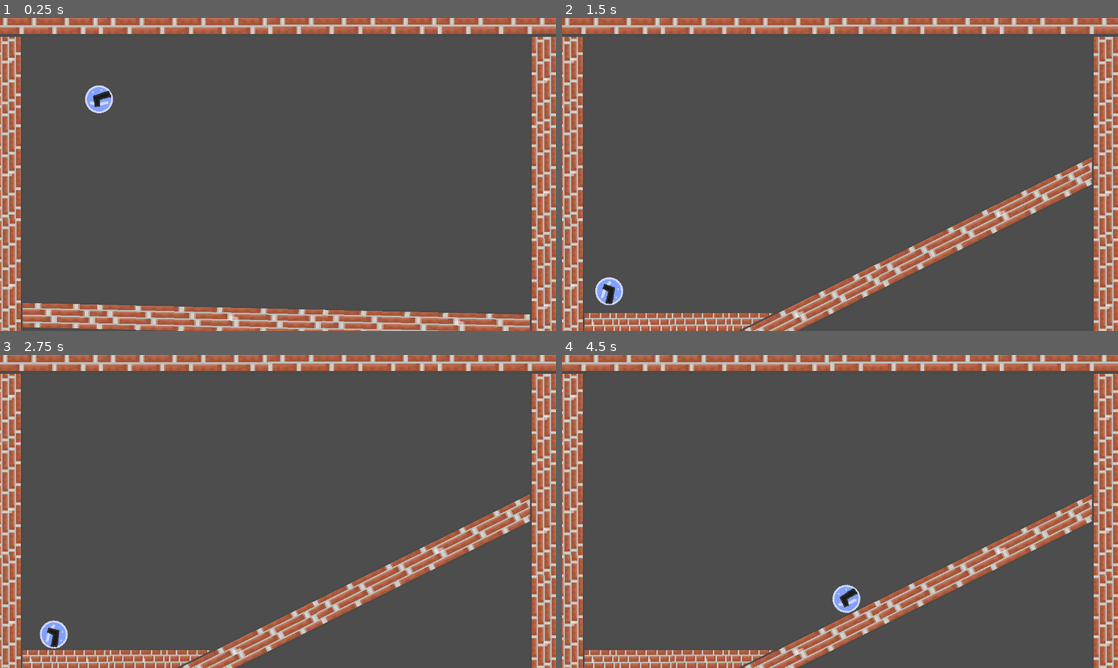
Above: before the commit, frames 1-4 (two rows, left to right).
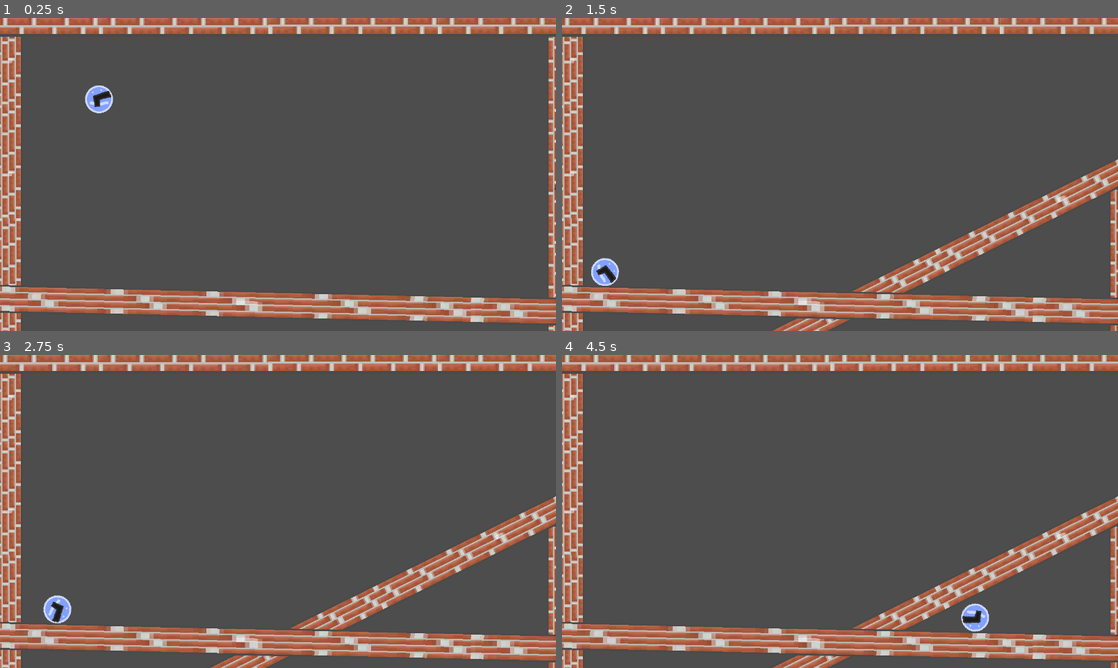
Above: after the commit, the same moments.

Repository: TobleroneBill/MiniJamFusion
Game: Godot game, scene res://Levels/Test.tscn
Same seed, same stepped clock (60 frames per second), same inputs: the game is played once before the commit and once after it.
Inputs:
- Up to frame 1 (0.25 s): no input
- Up to frame 2 (1.5 s): hold D (right) 0.53-1.28 s; tap Space (Shoot) at 0.6 s; hold A (left) from 1.28 s (still down); tap Shift (travel) at 1.35 s
- Up to frame 3 (2.75 s): release A (left) at 2.03 s; hold D (right) from 2.03 s (still down); tap Space (Shoot) at 2.1 s
- Up to frame 4 (4.5 s): tap Shift (travel) at 2.85, 4.35 s; release D (right) at 3.53 s; hold A (left) from 3.53 s (still down); tap Space (Shoot) at 3.6 s

The runs differ from the first frame. In frame 1, 14% of the frame differs, in the area x 0-100%, y 6-100%; in frame 2, 18%; in frame 3, 18%; in frame 4, 19%.

Commit message:
Camera Technology

Diff:
--- /dev/null
+++ b/LevelObjects/ZoneCamera.gd
@@ -0,0 +1,15 @@
+extends Camera2D
+
+
+@onready var playerNode = null
+# sets to active if player is inside the viewport zone
+
+func _ready():
+	for child in get_parent().get_parent().get_children():
+		if child.name == "player":
+			playerNode = child
+
+
+
+func _on_area_2d_body_entered(body):
+	make_current()
--- /dev/null
+++ b/LevelObjects/ZoneCamera.tscn
@@ -0,0 +1,23 @@
+[gd_scene load_steps=4 format=3 uid="uid://djq68v545dy2l"]
+
+[ext_resource type="Script" path="res://LevelObjects/ZoneCamera.gd" id="1_cnyot"]
+
+[sub_resource type="GDScript" id="GDScript_tg24r"]
+
+[sub_resource type="RectangleShape2D" id="RectangleShape2D_cl4j3"]
+size = Vector2(1283, 721)
+
+[node name="Camera2D" type="Camera2D"]
+script = ExtResource("1_cnyot")
+
+[node name="Area2D" type="Area2D" parent="."]
+collision_layer = 2
+collision_mask = 2
+script = SubResource("GDScript_tg24r")
+
+[node name="CollisionShape2D" type="CollisionShape2D" parent="Area2D"]
+position = Vector2(0.5, -0.5)
+shape = SubResource("RectangleShape2D_cl4j3")
+
+[connection signal="area_entered" from="Area2D" to="." method="_on_area_2d_area_entered"]
+[connection signal="body_entered" from="Area2D" to="." method="_on_area_2d_body_entered"]
--- a/Levels/Test.tscn
+++ b/Levels/Test.tscn
@@ -1,49 +1,80 @@
-[gd_scene load_steps=5 format=3 uid="uid://57b4syqnc5nk"]
+[gd_scene load_steps=7 format=3 uid="uid://57b4syqnc5nk"]
 
 [ext_resource type="Script" path="res://Levels/Test.gd" id="1_kcgyu"]
 [ext_resource type="PackedScene" uid="uid://b0f86cjow44xr" path="res://Player/player.tscn" id="1_ljb5v"]
 [ext_resource type="PackedScene" uid="uid://5qe50yopjxvx" path="res://LevelObjects/Wall/Wall.tscn" id="2_imt66"]
 [ext_resource type="PackedScene" uid="uid://dnvs2j4qt7mdj" path="res://Player/bullet.tscn" id="4_csukc"]
+[ext_resource type="PackedScene" uid="uid://djq68v545dy2l" path="res://LevelObjects/ZoneCamera.tscn" id="6_5ft2d"]
+
+[sub_resource type="GDScript" id="GDScript_up0gd"]
 
 [node name="Level" type="Node"]
 script = ExtResource("1_kcgyu")
 
 [node name="Player" parent="." instance=ExtResource("1_ljb5v")]
 position = Vector2(228, 159)
+collision_layer = 3
 movespeed = 15000
 
 [node name="Present" type="Node" parent="."]
 
-[node name="StaticBody2D" parent="Present" instance=ExtResource("2_imt66")]
-visible = false
-position = Vector2(249, 707)
+[node name="StaticBody2D6" parent="Present" instance=ExtResource("2_imt66")]
+position = Vector2(1291, 840)
+rotation = 1.5708
+scale = Vector2(2, 1)
 
 [node name="StaticBody2D2" parent="Present" instance=ExtResource("2_imt66")]
-visible = false
-position = Vector2(717, 601)
+position = Vector2(390, 798)
 rotation = -0.460767
 scale = Vector2(4, 1)
 
 [node name="Past" type="Node" parent="."]
 
-[node name="StaticBody2D2" parent="Past" instance=ExtResource("2_imt66")]
-position = Vector2(727, 699)
-rotation = 0.0229942
-scale = Vector2(4, 1)
+[node name="StaticBody2D7" parent="Past" instance=ExtResource("2_imt66")]
+position = Vector2(1291, 514)
+rotation = 1.5708
+scale = Vector2(2, 1)
 
 [node name="StaticBody2D3" parent="." instance=ExtResource("2_imt66")]
 position = Vector2(20, 453)
 rotation = 1.5708
 scale = Vector2(2, 1)
 
-[node name="StaticBody2D4" parent="." instance=ExtResource("2_imt66")]
-position = Vector2(1252, 499)
-rotation = 1.5708
+[node name="StaticBody2D6" parent="." instance=ExtResource("2_imt66")]
+position = Vector2(1770, 532)
+rotation = 3.47441
 scale = Vector2(2, 1)
+
+[node name="StaticBody2D7" parent="." instance=ExtResource("2_imt66")]
+position = Vector2(2384, 333)
+rotation = -0.0365782
+scale = Vector2(1.11181, 0.558832)
 
 [node name="StaticBody2D5" parent="." instance=ExtResource("2_imt66")]
 position = Vector2(606, -5)
 scale = Vector2(3, 1.5)
 
+[node name="StaticBody2D2" parent="." instance=ExtResource("2_imt66")]
+position = Vector2(1044, 670)
+rotation = 0.0229942
+scale = Vector2(10, 1)
+
+[node name="StaticBody2D8" parent="." instance=ExtResource("2_imt66")]
+position = Vector2(5152, 729)
+rotation = 0.0229942
+scale = Vector2(10, 1)
+
 [node name="Bullet" parent="." instance=ExtResource("4_csukc")]
 position = Vector2(371, 378)
+
+[node name="Cameras" type="Node" parent="."]
+script = SubResource("GDScript_up0gd")
+
+[node name="Camera2D" parent="Cameras" instance=ExtResource("6_5ft2d")]
+position = Vector2(640, 360)
+
+[node name="Camera2D2" parent="Cameras" instance=ExtResource("6_5ft2d")]
+position = Vector2(1920, 360)
+
+[node name="Camera2D3" parent="Cameras" instance=ExtResource("6_5ft2d")]
+position = Vector2(3041, 367)
